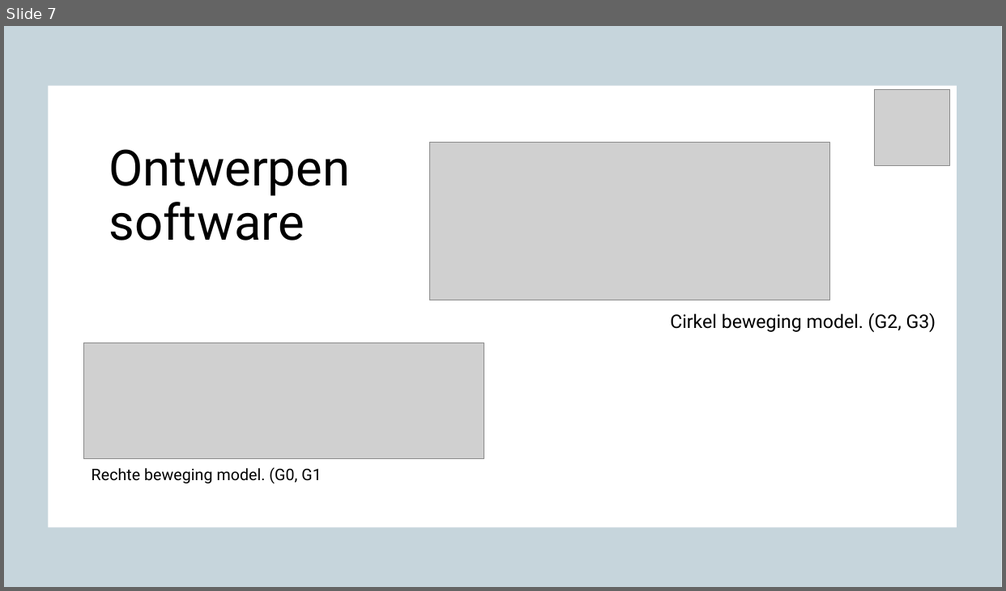
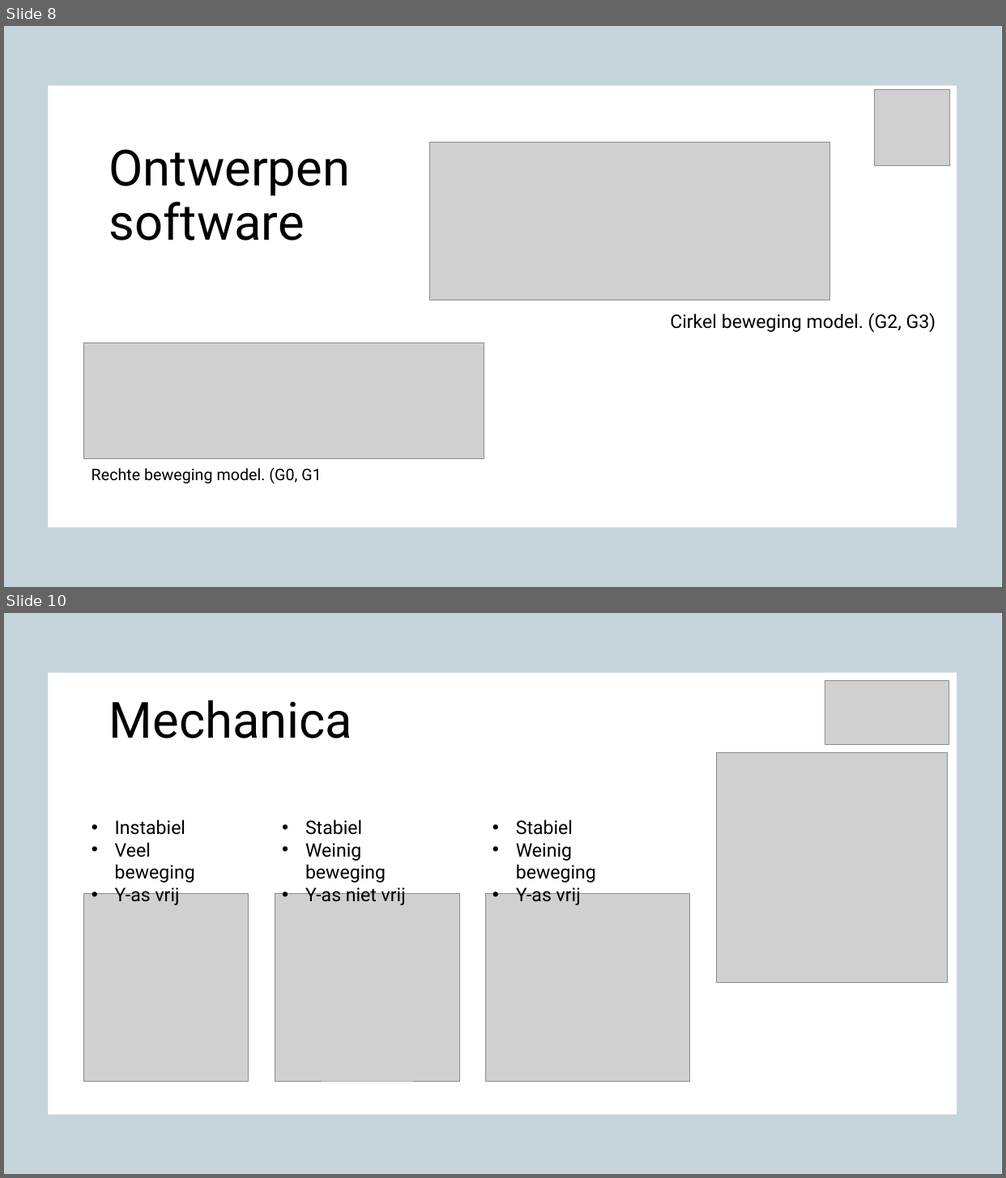
Before and after one commit to OlafGoud/Freesbank, a slide deck: documentatie/Presentaties/95presentatie.pptx. Shown one above the other, each under a label of ours: slide 7 before the commit, slides 8 and 10 after it; the slides between them are not shown. The pictures are 1006x591 and 1006x1178 pixels, drawn with LibreOffice and Linux fonts; fonts in the diff are those of the drawing; grey boxes stand for pictures; background and template pictures are left out. Boxes give left, top, right and bottom in pixels: in the first picture for what was removed or moved away, otherwise in the second. Text is boxed around its words. In the diff, an @@ line names an element or a change of style, - is before the commit and + after.

```diff
--- a/documentatie/Presentaties/95presentatie.pptx
+++ b/documentatie/Presentaties/95presentatie.pptx
@@ slide 10 added at (4,613,1002,1174), background picture (left out) @@
@@ rectangle added at (4,613,1002,1174), fill #E8E8E8 at 50% opacity @@
@@ rectangle added at (4,613,1002,1174), fill #156082 at 20% opacity @@
@@ rectangle added at (49,673,957,1115), fill #FFFFFF @@
@@ picture added at (825,681,949,745) @@
@@ title added at (109,700,353,739), 48 pt, text #000000 @@
+Mechanica
@@ picture added at (716,753,947,983) @@
@@ text added at (115,820,195,905), 18 pt, text #000000 @@
+• Instabiel
+• Veel beweging
+• Y-as vrij
@@ text added at (305,820,406,905), 18 pt, text #000000 @@
+• Stabiel
+• Weinig beweging
+• Y-as niet vrij
@@ text added at (516,820,596,905), 18 pt, text #000000 @@
+• Stabiel
+• Weinig beweging
+• Y-as vrij
@@ picture added at (84,894,249,1082) @@
@@ picture added at (275,894,459,1082) @@
@@ picture added at (486,894,690,1082) @@
@@ what was slide 7 is now slide 8 @@
```
Also in this commit, not shown: 3 slides changed, 9 other slides added, 5 slides removed, 5 other files.
